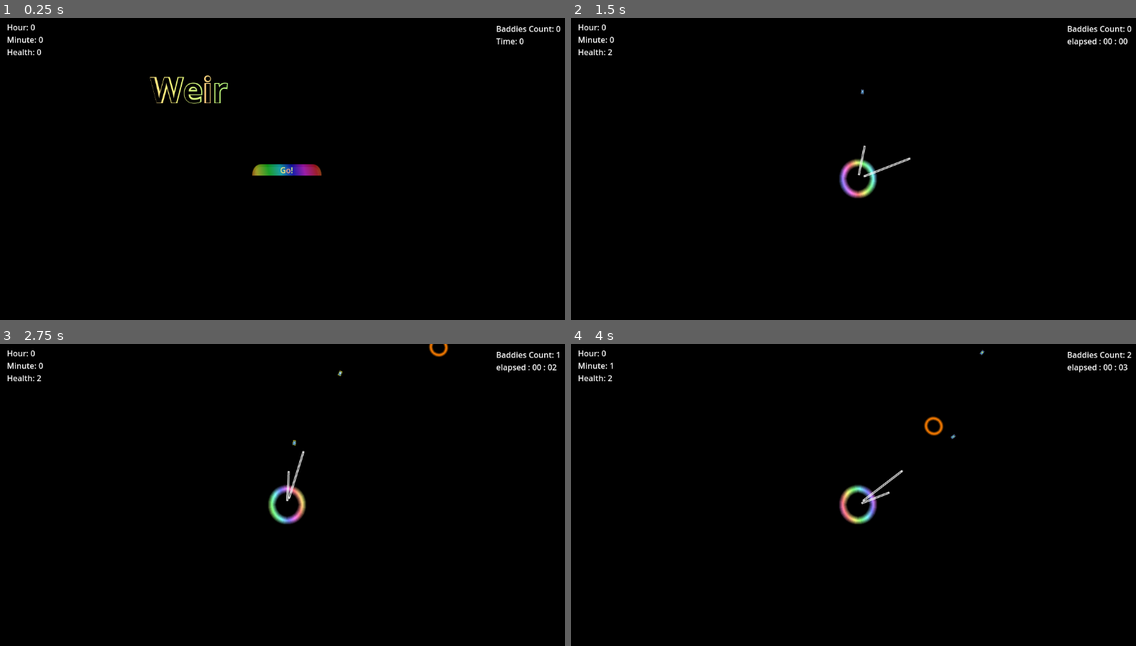
Above: before the commit, frames 1-4 (two rows, left to right).
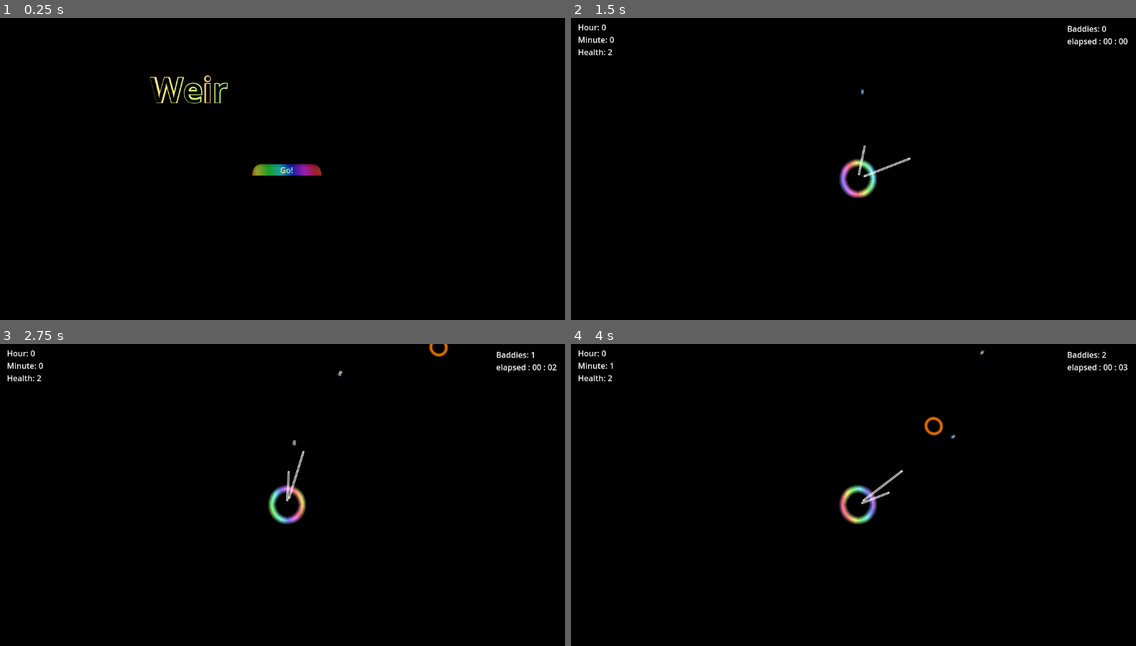
Above: after the commit, the same moments.

Repository: subpar-software/terrible-game-2
Game: Godot game, scene res://game.tscn
Two runs of this game, one before a commit and one after it. Both use one fixed random seed, a clock stepped at 60 frames per second and the inputs below. The engine's default icon, where the game draws it, is replaced by a stand-in: a white triangle on a blue panel in a dark square.
Inputs:
- Up to frame 1 (0.25 s): no input
- Up to frame 2 (1.5 s): click "Go!" at 0.5 s; tap Enter (ui_accept) at 1.25 s; hold Right (ui_right) from 1.28 s (still down)
- Up to frame 3 (2.75 s): tap Enter (ui_accept) at 1.52, 2.27 s; release Right (ui_right) at 2.03 s; hold Left (ui_left) from 2.03 s (still down)
- Up to frame 4 (4 s): release Left (ui_left) at 2.78 s; hold Right (ui_right) from 2.78 s (still down); tap Enter (ui_accept) at 3.77 s

The runs differ from the first frame. In frame 1, 0.4% of the frame differs, in the area x 1-100%, y 2-52%; in frame 2, less than 0.1%; in frame 3, less than 0.1%; in frame 4, less than 0.1%.

Commit message:
Different scoring system

Diff:
--- a/baddie.gd
+++ b/baddie.gd
@@ -4,6 +4,9 @@
 @onready var destroy_timer = $DestroyTimer
 
 var rng = RandomNumberGenerator.new()
+
+var speed = 200
+var speed_bonus = 1.0
 
 func _ready():
 	var size = rng.randf_range(0.2, 0.55)
@@ -12,7 +15,12 @@
 	$CollisionShape2D.scale = Vector2(size, size)
 
 	look_at(attack_this.global_position)
-	apply_central_impulse(Vector2(cos(rotation), sin(rotation)) * 200)
+	apply_central_impulse(Vector2(cos(rotation), sin(rotation)) * speed * speed_bonus)
+
+
+func set_elapsed_time(elapsed: float):
+	if elapsed / 100 > speed_bonus:
+		speed_bonus = elapsed / 100
 
 
 func _on_tree_exiting():
--- a/elapsed_time.gd
+++ b/elapsed_time.gd
@@ -2,6 +2,7 @@
 
 var time_start = 0
 var time_now = 0
+var elapsed = 0.0
 var str_elapsed
 
 var timing = false
@@ -10,14 +11,15 @@
 func _process(_delta):
 	if (timing):
 		time_now = Time.get_unix_time_from_system()
-		var elapsed = time_now - time_start
-		var seconds = fmod(elapsed,60)
+		elapsed = time_now - time_start
+		var seconds = fmod(elapsed, 60)
 		var minutes = fmod(elapsed, 3600) / 60
 		str_elapsed = "%02d : %02d" % [minutes, seconds]
 		$"../PlayUI/TimerLabel".text = "elapsed : " + str_elapsed
 
 
 func start_timing():
+	elapsed = 0.0
 	time_start = Time.get_unix_time_from_system()
 	timing = true
 
--- a/game.gd
+++ b/game.gd
@@ -25,17 +25,16 @@
 var rng = RandomNumberGenerator.new()
 
 var dont_like_this_dude = preload("res://baddie.tscn")
-var max_baddies = 15
+var max_baddies = 100
 var current_spawn_point = 0
 var all_baddies = []
-
-func _ready():
-	Globals.current_baddies = 0
 
 func _process(_delta):
 	if (game_state != prev_game_state):
 		match game_state:
 			Constants.GameState.PLAY:
+				Globals.current_baddies = 0
+				Globals.total_baddies = 0
 				$MenuUI.visible = false
 				$MenuUI/AudioStreamPlayer.stop()
 				$PlayUI.visible = true
@@ -48,7 +47,13 @@
 			Constants.GameState.OVER:
 				$ElapsedTime.stop_timing()
 				$MenuUI.visible = true
-				$MenuUI/VBoxContainer/Button.text = $ElapsedTime.str_elapsed + " Try Again"
+				$MenuUI/VBoxContainer/Button.text = " Try Again"
+				$MenuUI/TimeLastedTitleLabel.visible = true
+				$MenuUI/TimeLastedStatusLabel.visible = true
+				$MenuUI/BaddiesSpawnedTitleLabel.visible = true
+				$MenuUI/BaddiesSpawnedLabel.visible = true
+				$MenuUI/TimeLastedStatusLabel.text = $ElapsedTime.str_elapsed
+				$MenuUI/BaddiesSpawnedLabel.text = str(Globals.total_baddies)
 				$MenuUI/AudioStreamPlayer.play()
 				$PlayUI.visible = false
 				$PlayUI/AudioStreamPlayer.stop()
@@ -59,14 +64,26 @@
 					baddie.queue_free()
 
 	prev_game_state = game_state
-	$PlayUI/BaddiesCountLabel.text = "Baddies Count: " +  str(Globals.current_baddies)
+	$PlayUI/BaddiesCountLabel.text = "Baddies: " +  str(Globals.total_baddies)
+
+	# Increase spawn rate with time
+	if $ElapsedTime.elapsed > 15.0:
+		spawn_rate_timer.wait_time = 1.0
+	if $ElapsedTime.elapsed > 30.0:
+		spawn_rate_timer.wait_time = 0.75
+	if $ElapsedTime.elapsed > 45.0:
+		spawn_rate_timer.wait_time = 0.5
+	if $ElapsedTime.elapsed > 60.0:
+		spawn_rate_timer.wait_time = 0.25
 
 
 func _on_spawn_rate_timeout():
 	if (Globals.current_baddies < max_baddies):
 		var varaince = 100
 		Globals.current_baddies += 1
+		Globals.total_baddies += 1
 		var baddie = dont_like_this_dude.instantiate()
+		baddie.set_elapsed_time($ElapsedTime.elapsed)
 		baddie.global_position = spawn_points[current_spawn_point].global_position + Vector2(rng.randf_range(-varaince , varaince), rng.randf_range(-varaince , varaince))
 		add_child(baddie)
 
--- a/game.tscn
+++ b/game.tscn
@@ -108,7 +108,40 @@
 theme_override_styles/normal = SubResource("StyleBoxTexture_yogd2")
 text = "Go!"
 
+[node name="TimeLastedTitleLabel" type="Label" parent="MenuUI"]
+visible = false
+offset_left = 480.0
+offset_top = 377.0
+offset_right = 578.0
+offset_bottom = 400.0
+text = "Time Lasted:"
+
+[node name="TimeLastedStatusLabel" type="Label" parent="MenuUI"]
+visible = false
+offset_left = 599.0
+offset_top = 377.0
+offset_right = 697.0
+offset_bottom = 400.0
+text = "0"
+
+[node name="BaddiesSpawnedTitleLabel" type="Label" parent="MenuUI"]
+visible = false
+offset_left = 438.0
+offset_top = 413.0
+offset_right = 583.0
+offset_bottom = 436.0
+text = "Baddies Spawned: "
+
+[node name="BaddiesSpawnedLabel" type="Label" parent="MenuUI"]
+visible = false
+offset_left = 598.0
+offset_top = 411.0
+offset_right = 696.0
+offset_bottom = 434.0
+text = "0"
+
 [node name="PlayUI" type="Node2D" parent="."]
+visible = false
 position = Vector2(12, 7)
 
 [node name="AudioStreamPlayer" type="AudioStreamPlayer" parent="PlayUI"]
--- a/globals.gd
+++ b/globals.gd
@@ -1,3 +1,4 @@
 extends Node
 
+var total_baddies
 var current_baddies
